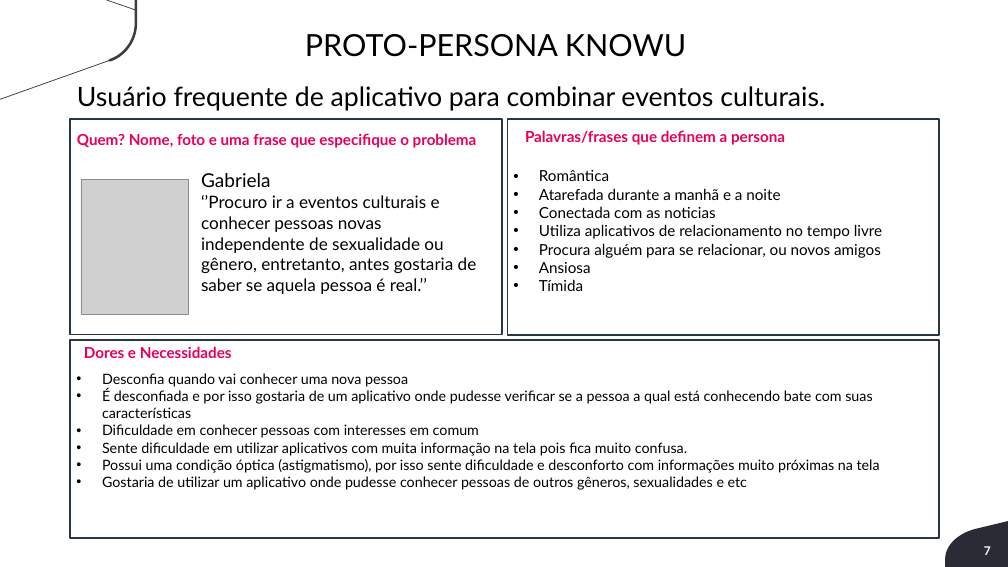
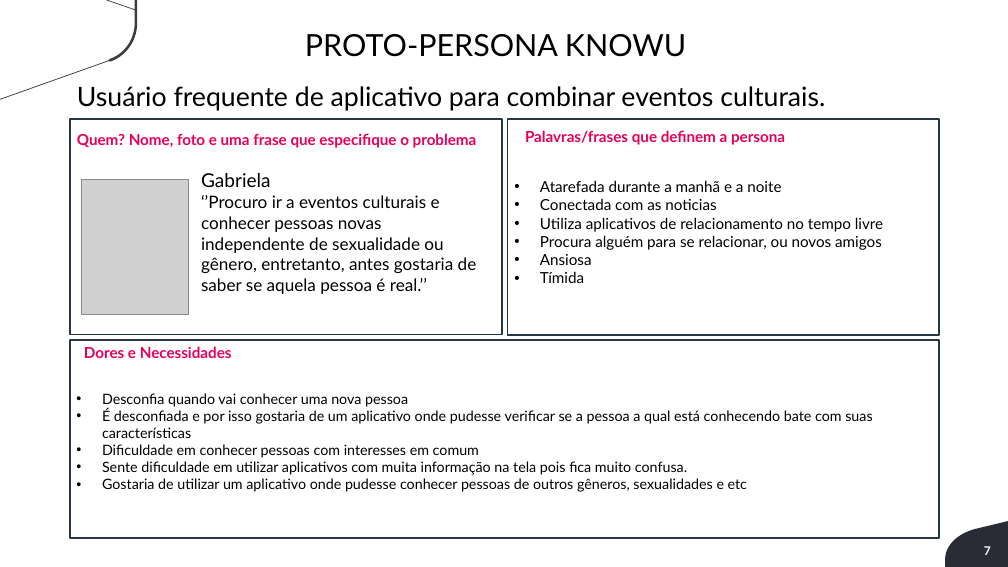
Before and after one commit to fekling/Knowu-Grupo5, a slide deck: slide 8 of Documentação/Sprint 1 - Entregavel do Projeto - v2 - Aluno-1.pptx. Drawn at 1008x567 pixels with LibreOffice and Linux fonts; fonts in the diff are those of the drawing; grey boxes stand for pictures; background and template pictures are left out. Boxes give left, top, right and bottom in pixels: in the first picture for what was removed or moved away, otherwise in the second. Text is boxed around its words. In the diff, an @@ line names an element or a change of style, - is before the commit and + after.

Commit message:
proto-persona: v1.2

```diff
--- a/Documentação/Sprint 1 - Entregavel do Projeto - v2 - Aluno-1.pptx
+++ b/Documentação/Sprint 1 - Entregavel do Projeto - v2 - Aluno-1.pptx
@@ text "Atarefada durante a manhã e ...": place and size @@
-text "Atarefada durante a manhã e ..." at box(539, 170, 882, 291)
+text "Atarefada durante a manhã e ..." at box(540, 180, 883, 283)
@@ text at box(539, 170, 609, 181): paragraph removed @@
-• Romântica
@@ text "Desconfia quando vai conhecer uma ...": place and size @@
-text "Desconfia quando vai conhecer uma ..." at box(102, 373, 880, 490)
+text "Desconfia quando vai conhecer uma ..." at box(102, 393, 872, 492)
@@ text at box(102, 459, 880, 473): paragraph removed @@
-• Possui uma condição óptica (astigmatismo), por isso sente dificuldade e desconforto com informações muito próximas na tela
```
